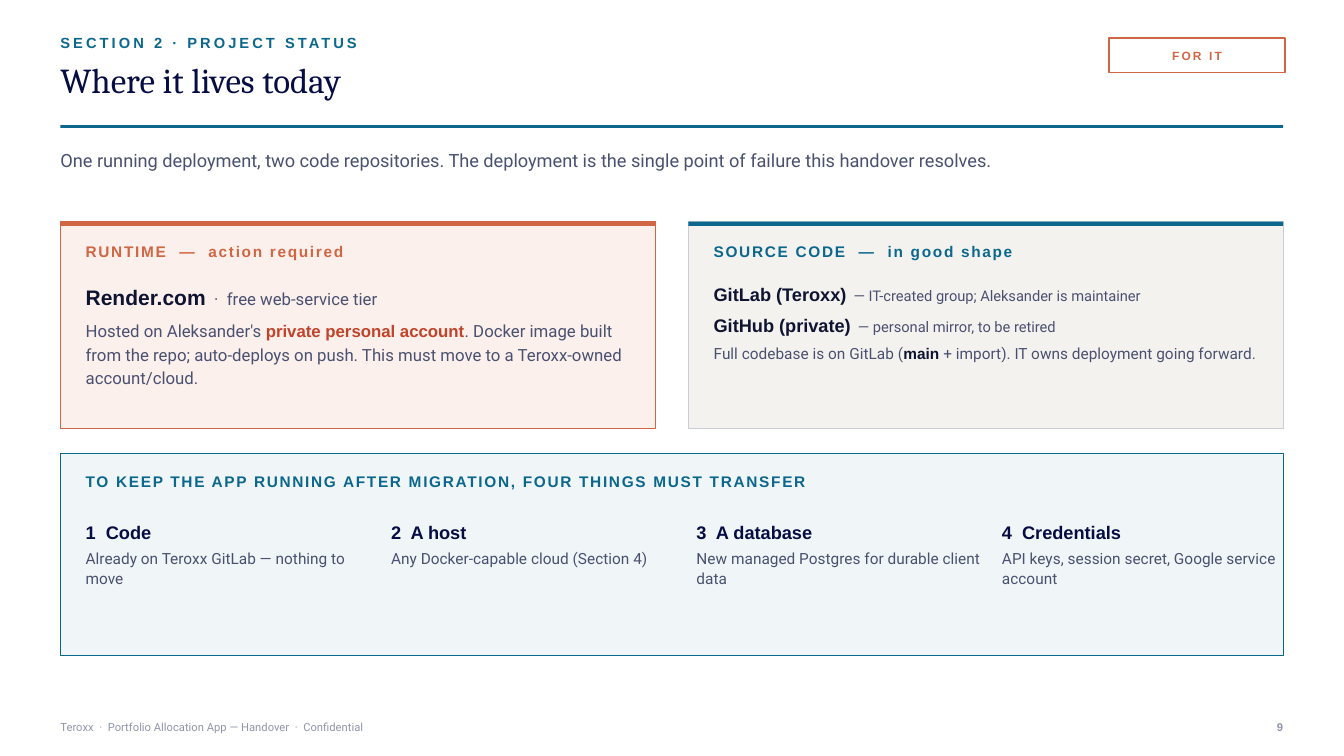
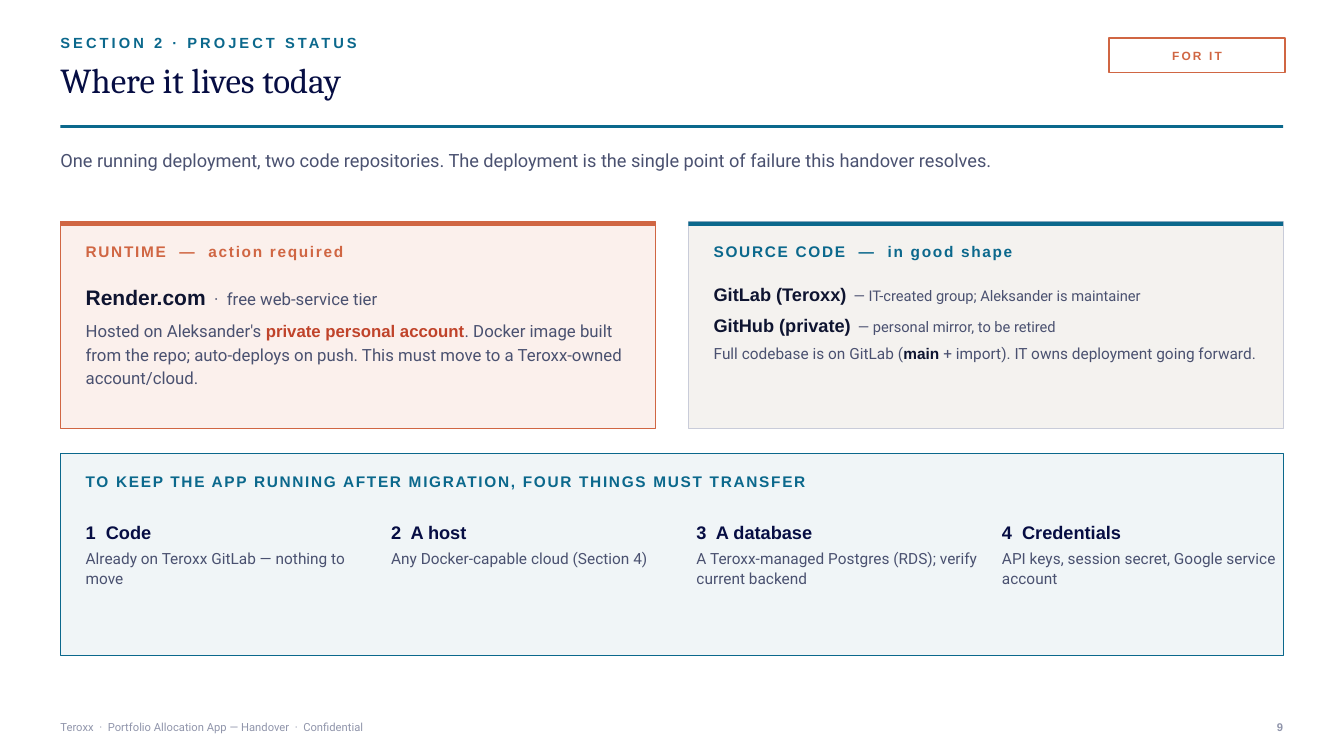
Before and after one commit to abiesaga90/teroxx-portfolio-app, a slide deck: slide 12 of handover/Teroxx_Portfolio_App_Handover.pptx. Drawn at 1344x756 pixels with LibreOffice and Linux fonts; fonts in the diff are those of the drawing. Boxes give left, top, right and bottom in pixels: in the first picture for what was removed or moved away, otherwise in the second. Text is boxed around its words. In the diff, an @@ line names an element or a change of style, - is before the commit and + after.

```diff
--- a/handover/Teroxx_Portfolio_App_Handover.pptx
+++ b/handover/Teroxx_Portfolio_App_Handover.pptx
@@ text at [696,552,977,584]: text changed @@
-New managed Postgres for durable client data
+A Teroxx-managed Postgres (RDS); verify current backend
```
Also in this commit, not shown: 3 other slides changed, 3 other files.
